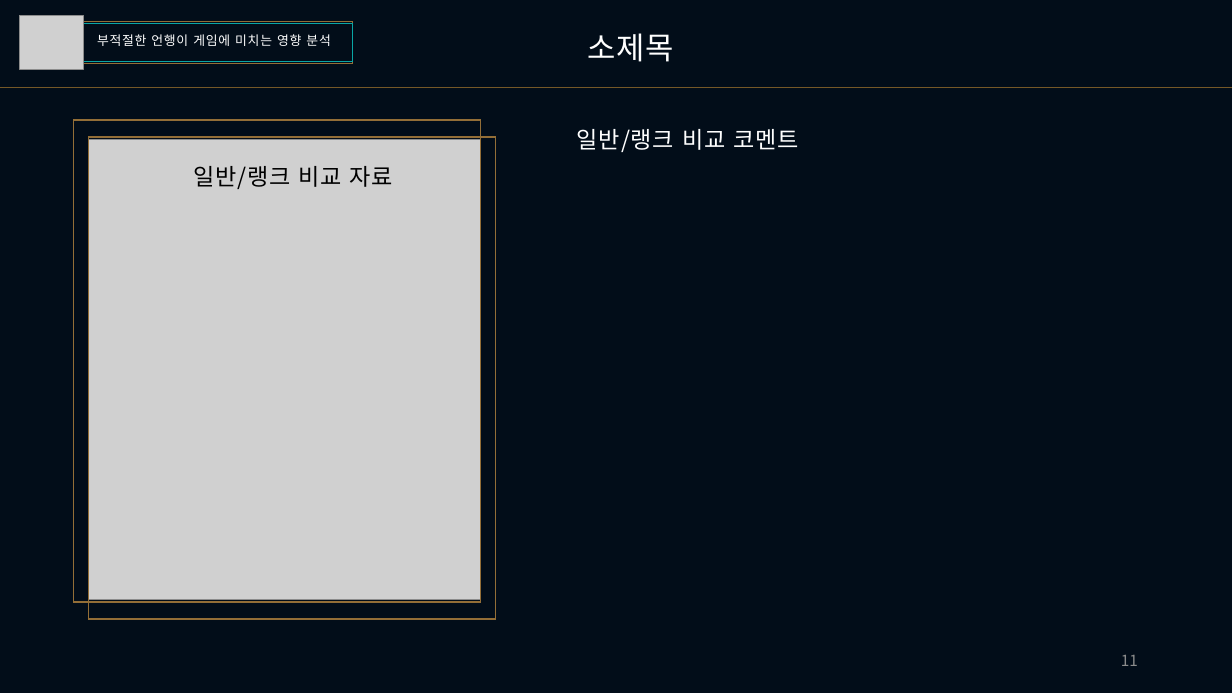
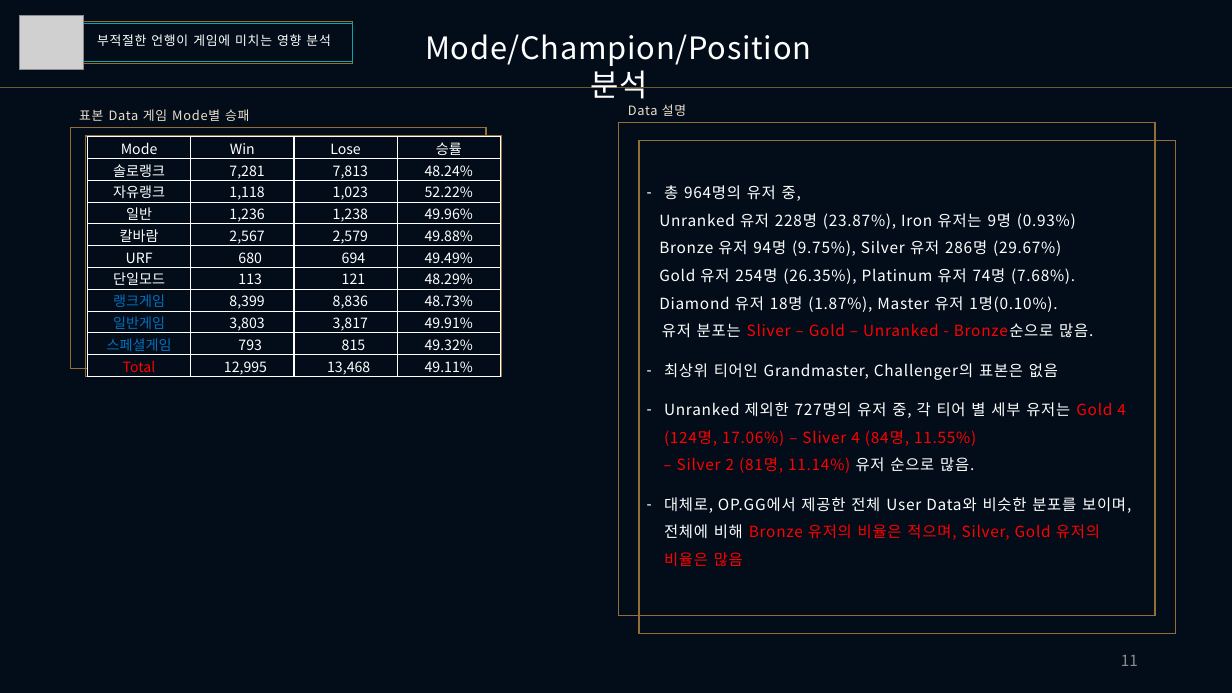
Before and after one commit to Heoquixote/lol_curse_winrate, a slide deck: slide 11 of 220704/220704_EDA_왓고컴코_PPT_V2.pptx. Drawn at 1232x693 pixels with LibreOffice and Linux fonts; fonts in the diff are those of the drawing; grey boxes stand for pictures. Boxes give left, top, right and bottom in pixels: in the first picture for what was removed or moved away, otherwise in the second. Text is boxed around its words. In the diff, an @@ line names an element or a change of style, - is before the commit and + after.

```diff
--- a/220704/220704_EDA_왓고컴코_PPT_V2.pptx
+++ b/220704/220704_EDA_왓고컴코_PPT_V2.pptx
@@ text at box(425, 34, 811, 99): text changed @@
-소제목
+Mode/Champion/Position 분석
@@ text added at box(79, 109, 249, 121), 10 pt, text #ECDFCC @@
+표본 Data 게임 Mode별 승패
@@ text added at box(628, 104, 686, 116), 10 pt, text #ECDFCC @@
+Data 설명
@@ rectangle: place and size @@
-rectangle at box(73, 120, 481, 603)
+rectangle at box(70, 128, 486, 369)
@@ rectangle: place and size @@
-rectangle at box(89, 137, 496, 619)
+rectangle at box(86, 136, 502, 377)
@@ table added at box(88, 137, 502, 379), 11 rows, 4 columns @@
+Mode | Win | Lose | 승률
+솔로랭크 | 7,281 | 7,813 | 48.24%
+자유랭크 | 1,118 | 1,023 | 52.22%
+일반 | 1,236 | 1,238 | 49.96%
+칼바람 | 2,567 | 2,579 | 49.88%
+URF | 680 | 694 | 49.49%
+단일모드 | 113 | 121 | 48.29%
+랭크게임 | 8,399 | 8,836 | 48.73%
+일반게임 | 3,803 | 3,817 | 49.91%
+스페셜게임 | 793 | 815 | 49.32%
+Total | 12,995 | 13,468 | 49.11%
@@ picture removed at box(89, 140, 482, 600) @@
@@ text removed at box(577, 129, 798, 152) @@
-일반/랭크 비교 코멘트
@@ rectangle added at box(619, 123, 1156, 616), outline #936E37 1 pt @@
@@ rectangle added at box(639, 140, 1176, 634), outline #936E37 1 pt @@
@@ text removed at box(194, 166, 393, 189) @@
-일반/랭크 비교 자료
@@ text added at box(659, 185, 1131, 567), 12 pt, text #FFFFFF @@
+– 총 964명의 유저 중,
+Unranked 유저 228명 (23.87%), Iron 유저는 9명 (0.93%)
+Bronze 유저 94명 (9.75%), Silver 유저 286명 (29.67%)
+Gold 유저 254명 (26.35%), Platinum 유저 74명 (7.68%).
+Diamond 유저 18명 (1.87%), Master 유저 1명(0.10%).
+유저 분포는 Sliver – Gold – Unranked - Bronze순으로 많음.
+– 최상위 티어인 Grandmaster, Challenger의 표본은 없음
+– Unranked 제외한 727명의 유저 중, 각 티어 별 세부 유저는 Gold 4 (124명, 17.06%) – Sliver 4 (84명, 11.55%)
+– Silver 2 (81명, 11.14%) 유저 순으로 많음.
+– 대체로, OP.GG에서 제공한 전체 User Data와 비슷한 분포를 보이며, 전체에 비해 Bronze 유저의 비율은 적으며, Silver, Gold 유저의 비율은 많음
```
Also in this commit, not shown: 4 other slides changed, 1 slide added, 6 other files.
